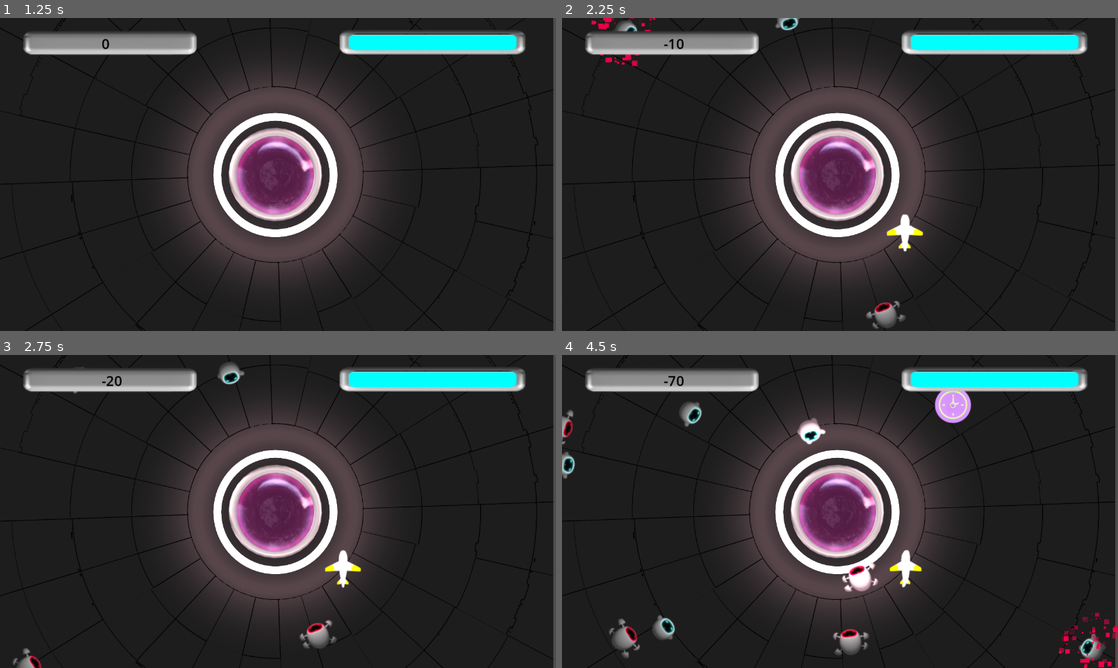
Above: before the commit, frames 1-4 (two rows, left to right).
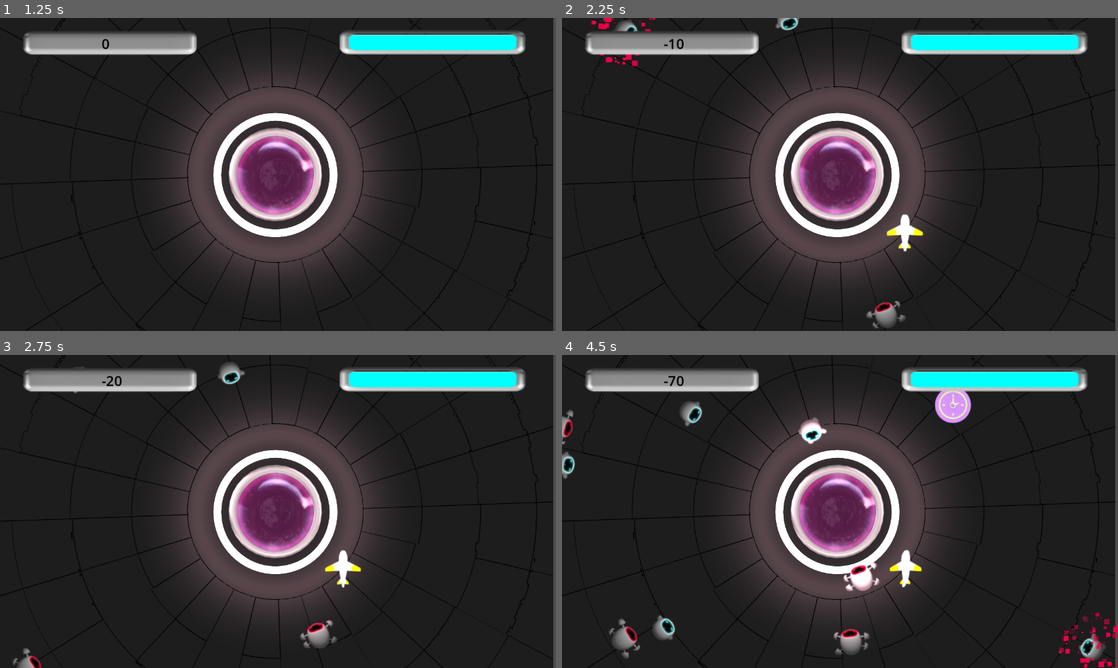
Above: after the commit, the same moments.

Repository: xtaft/fix-the-bug-project
Game: Godot game, scene res://fix_the_bug_minigame/fix_the_bug_main.tscn
Same seed, same stepped clock (60 frames per second), same inputs: the game is played once before the commit and once after it.
Inputs (mouse positions are in pixels of both pictures, inside the frame that each line leads up to):
- Up to frame 1 (1.25 s): tap Enter at 0.5 s; move the mouse to (278, 212) at 0.52 s; click (278, 212) at 0.67 s
- Up to frame 2 (2.25 s): tap Space at 1.25 s; move the mouse to (728, 190) at 1.27 s; click (728, 190) at 1.42 s; move the mouse to (617, 27) at 2.02 s; click (617, 27) at 2.17 s
- Up to frame 3 (2.75 s): no input
- Up to frame 4 (4.5 s): move the mouse to (789, 373) at 2.77 s; click (789, 373) at 2.92 s; move the mouse to (634, 649) at 3.52 s; click (634, 649) at 3.67 s; move the mouse to (1101, 652) at 4.27 s; click (1101, 652) at 4.42 s

Frame 1 is identical in both runs. In frame 2, less than 0.1% of the frame differs, in the area x 6-61%, y 0-95%; in frame 3, less than 0.1%; in frame 4, 0.6%, in the area x 11-100%, y 14-100%.

Commit message:
process glitch repaired

Diff:
--- a/fix_the_bug_minigame/bug.gd
+++ b/fix_the_bug_minigame/bug.gd
@@ -4,17 +4,15 @@
 signal bug_teleported
 
 @export var speed = 80
-@export var pos = Vector2(0,0)
 
 
 func _ready():
 	$AnimationPlayer.play("walk")
-	pos = Vector2(0,0)
 
 
 func _physics_process(delta):
-	rotation = position.angle_to_point(pos)
-	var movement = speed * position.direction_to(pos) * delta
+	rotation = position.angle_to_point(get_viewport_rect().size / 2.0)
+	var movement = speed * position.direction_to(get_viewport_rect().size / 2.0) * delta
 	var _collision = move_and_collide(movement)
 
 
--- a/fix_the_bug_minigame/fix_the_bug_main.gd
+++ b/fix_the_bug_minigame/fix_the_bug_main.gd
@@ -69,7 +69,6 @@
 	bug.add_to_group("Bugs")
 	$Spawner.spawn_character(bug, $Bugs)
 	bug.speed = character_speed
-	bug.pos = $Teleport.position
 	bug.connect("bug_transformed", _on_bug_transformed)
 	bug.connect("bug_teleported", _on_bug_teleported)
 
@@ -79,7 +78,6 @@
 	proc.add_to_group("Processes")
 	$Spawner.spawn_character(proc, $Processes)
 	proc.speed = character_speed
-	proc.pos = $Teleport.position
 	proc.connect("process_hit", _on_process_hit)
 	proc.connect("process_teleported", _on_process_teleported)
 
@@ -90,14 +88,13 @@
 	pass
 
 
-func _on_bug_transformed(pos):
+func _on_bug_transformed(bug_pos):
 	score += 55
 	var proc = FixTheBugGlobal.process.instantiate()
-	proc.position = pos
 	proc.add_to_group("Processes")
 	$Processes.add_child(proc)
+	proc.position = bug_pos
 	proc.speed = character_speed
-	proc.pos = $Teleport.position
 
 func _on_bug_teleported():
 	health -= health_damage
--- a/fix_the_bug_minigame/process.gd
+++ b/fix_the_bug_minigame/process.gd
@@ -3,17 +3,14 @@
 signal process_teleported
 
 @export var speed = 100
-@export var pos = Vector2(0,0) #default screen center
 
 func _ready():
 	$AnimationPlayer.play("walk")
-	pos = Vector2(0,0)
 
 func _physics_process(delta):
-	rotation = position.angle_to_point(pos)
-	var movement = speed * position.direction_to(pos) * delta
+	rotation = position.angle_to_point(get_viewport_rect().size / 2.0)
+	var movement = speed * position.direction_to(get_viewport_rect().size / 2.0) * delta
 	var _collision = move_and_collide(movement)
-
 
 
 func _on_process_area_area_entered(area):
--- a/fix_the_bug_minigame/process.tscn
+++ b/fix_the_bug_minigame/process.tscn
@@ -5,7 +5,8 @@
 [ext_resource type="Texture2D" uid="uid://cdhko52ek6bwe" path="res://characters/process/walk_process_sps.png" id="2_hfaim"]
 
 [sub_resource type="Animation" id="Animation_vsaee"]
-length = 0.001
+length = 0.6
+step = 0.03
 tracks/0/type = "value"
 tracks/0/imported = false
 tracks/0/enabled = true
@@ -13,10 +14,10 @@
 tracks/0/interp = 1
 tracks/0/loop_wrap = true
 tracks/0/keys = {
-"times": PackedFloat32Array(0),
-"transitions": PackedFloat32Array(1),
-"update": 1,
-"values": [0]
+"times": PackedFloat32Array(0, 0.03, 0.06, 0.09, 0.12, 0.15, 0.18, 0.21, 0.24, 0.27, 0.3, 0.33, 0.36, 0.39, 0.42, 0.45, 0.48, 0.51, 0.54, 0.57, 0.6),
+"transitions": PackedFloat32Array(1, 1, 1, 1, 1, 1, 1, 1, 1, 1, 1, 1, 1, 1, 1, 1, 1, 1, 1, 1, 1),
+"update": 1,
+"values": [0, 1, 2, 3, 4, 5, 6, 7, 8, 9, 10, 11, 12, 13, 14, 15, 16, 17, 18, 19, 19]
 }
 tracks/1/type = "value"
 tracks/1/imported = false
@@ -28,7 +29,19 @@
 "times": PackedFloat32Array(0),
 "transitions": PackedFloat32Array(1),
 "update": 1,
-"values": [6]
+"values": [20]
+}
+tracks/2/type = "value"
+tracks/2/imported = false
+tracks/2/enabled = true
+tracks/2/path = NodePath(".:texture")
+tracks/2/interp = 1
+tracks/2/loop_wrap = true
+tracks/2/keys = {
+"times": PackedFloat32Array(0),
+"transitions": PackedFloat32Array(1),
+"update": 1,
+"values": [ExtResource("2_hfaim")]
 }
 
 [sub_resource type="Animation" id="Animation_obkbq"]
@@ -174,7 +187,7 @@
 [node name="Sprite2D" type="Sprite2D" parent="."]
 scale = Vector2(1.5, 1.5)
 texture = ExtResource("2_hfaim")
-hframes = 6
+hframes = 20
 
 [node name="AnimationPlayer" type="AnimationPlayer" parent="."]
 root_node = NodePath("../Sprite2D")
--- a/fix_the_bug_minigame/teleport.tscn
+++ b/fix_the_bug_minigame/teleport.tscn
@@ -10,7 +10,6 @@
 scale = Vector2(0.2, 0.2)
 
 [node name="Sprite2D" type="Sprite2D" parent="."]
-visible = false
 texture = ExtResource("1_xbjca")
 
 [node name="CollisionShape2D" type="CollisionShape2D" parent="."]
